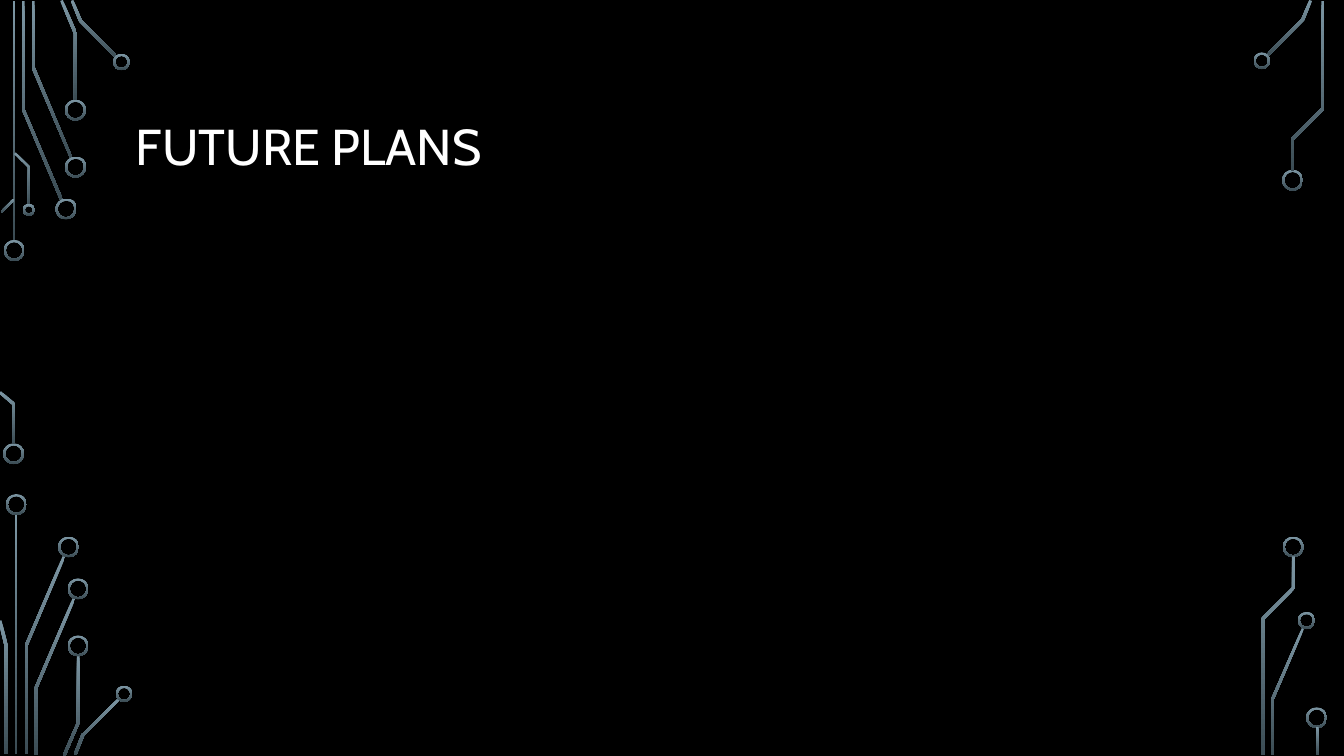
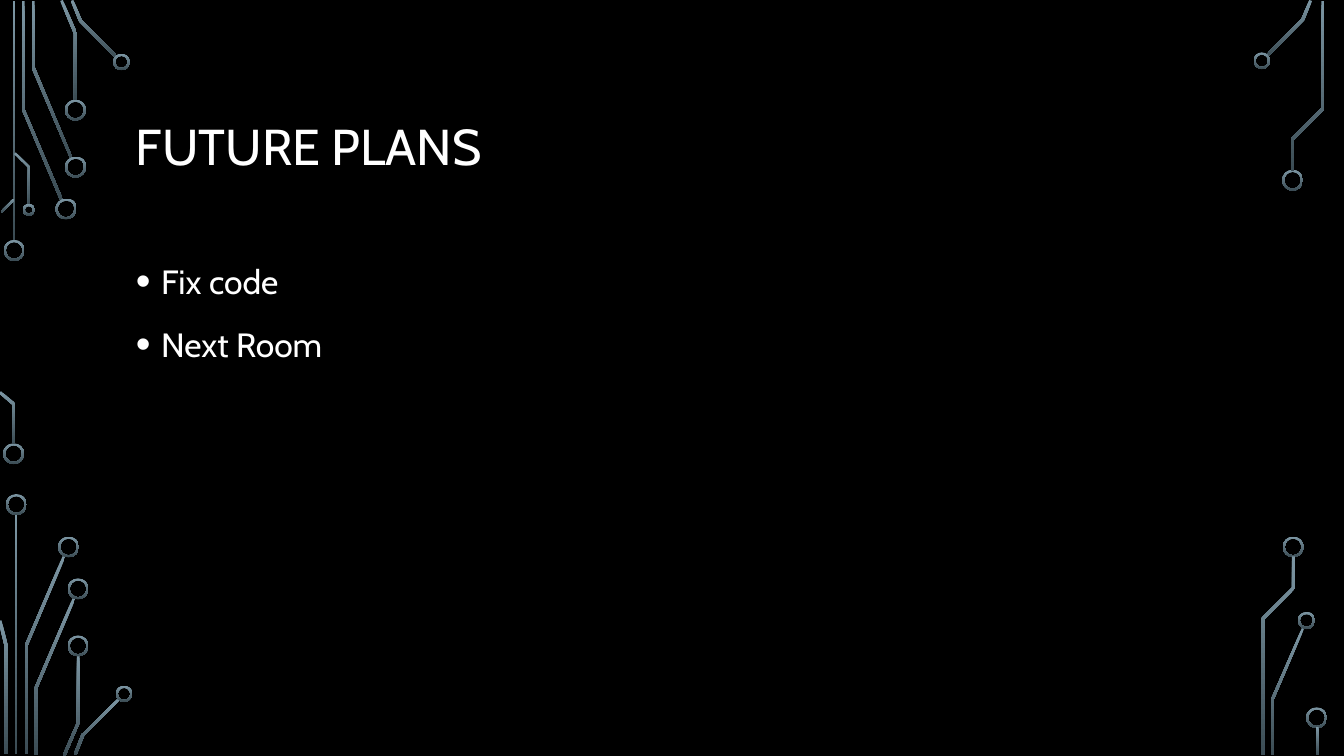
Before and after one commit to UoSGamesGroups/first-semester-l4-5-group-11, a slide deck: slide 8 of Presentations/L4-5-Group 11-Second presentation.pptx. Drawn at 1344x756 pixels with LibreOffice and Linux fonts; fonts in the diff are those of the drawing; background and template pictures are left out. Boxes give left, top, right and bottom in pixels: in the first picture for what was removed or moved away, otherwise in the second. Text is boxed around its words. In the diff, an @@ line names an element or a change of style, - is before the commit and + after.

```diff
--- a/Presentations/L4-5-Group 11-Second presentation.pptx
+++ b/Presentations/L4-5-Group 11-Second presentation.pptx
@@ text added at (161, 268, 322, 358), 24 pt, text #FFFFFF @@
+• Fix code
+• Next Room
```
Also in this commit, not shown: 5 other slides changed, 4 slides added, 3 slides removed.
